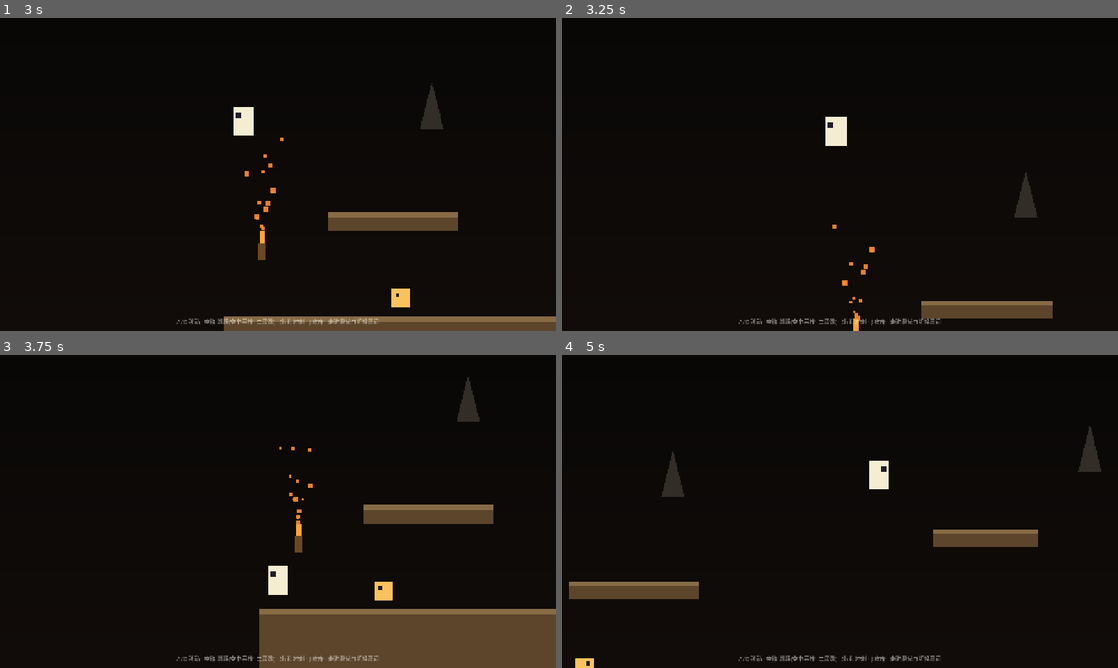
Above: before the commit, frames 1-4 (two rows, left to right).
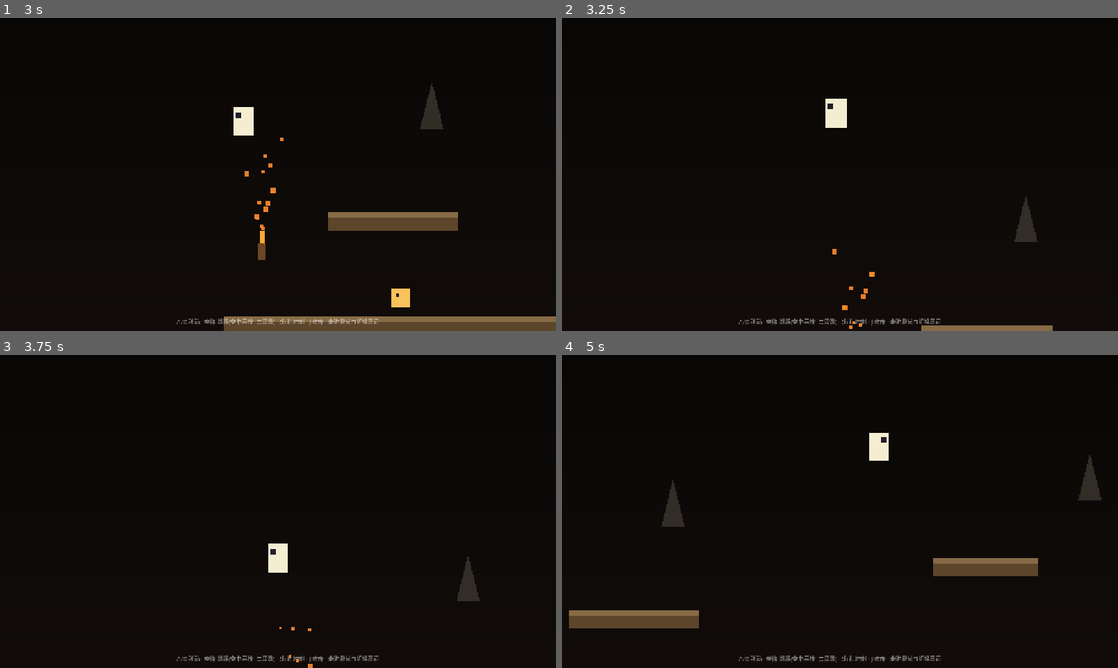
Above: after the commit, the same moments.

Repository: VesselPaper/symbiont
Game: Godot game, scene res://scenes/main.tscn
Same seed, same stepped clock (60 frames per second), same inputs: the game is played once before the commit and once after it.
Inputs:
- Up to frame 1 (3 s): hold Space (jump) 0.53-1.28 s; hold D (move_right) 0.53-2.03 s; tap J (attack) at 1.35 s; tap Space (jump) at 1.52, 1.55, 1.82, 2.85 s; hold Space (jump) 2.03-2.78 s; hold A (move_left) from 2.03 s (still down); tap Shift (dash) at 2.1 s
- Up to frame 2 (3.25 s): keep holding A (move_left); tap Space (jump) at 3.02 s
- Up to frame 3 (3.75 s): keep holding A (move_left); tap Space (jump) at 3.32 s; hold Space (jump) from 3.53 s (still down); tap J (attack) at 3.6 s
- Up to frame 4 (5 s): release A (move_left) at 4.28 s; release Space (jump) at 4.28 s; hold D (move_right) from 4.28 s (still down); tap Shift (dash) at 4.35 s; tap Space (jump) at 4.52, 4.55, 4.82 s

Frame 1 is identical in both runs. In frame 2, 2.9% of the frame differs, in the area x 47-89%, y 25-100%; in frame 3, 13%, in the area x 46-100%, y 7-100%; in frame 4, 6.6%.

Commit message:
fix: ①二段跳失效（起跳误置 jumps_left=0，改为保留一次空中跳）②碰门崩溃（门切换延迟到帧末执行，避免物理回调中释放节点 + 防重入守卫）

Diff:
--- a/client/scripts/level/level_loader.gd
+++ b/client/scripts/level/level_loader.gd
@@ -241,5 +241,10 @@
 
 
 func _on_door_body(body: Node2D, area: Area2D) -> void:
+	# 延迟到帧末再触发：避免在物理回调中释放节点导致崩溃
 	if body is CharacterBody2D:
-		door_entered.emit(area.get_meta("to"), area.get_meta("entry"))
+		call_deferred("_emit_door_entered", area.get_meta("to"), area.get_meta("entry"))
+
+
+func _emit_door_entered(to: String, entry: Vector2) -> void:
+	door_entered.emit(to, entry)
--- a/client/scripts/main.gd
+++ b/client/scripts/main.gd
@@ -6,6 +6,7 @@
 @onready var player: CharacterBody2D = $Player
 
 var _current_room := "entrance"
+var _switching := false
 
 
 func _ready() -> void:
@@ -25,5 +26,9 @@
 
 
 func _on_door_entered(to: String, entry: Vector2) -> void:
+	if _switching:
+		return
+	_switching = true
 	_enter_room(to)
 	player.global_position = entry
+	_switching = false
--- a/client/scripts/player.gd
+++ b/client/scripts/player.gd
@@ -84,7 +84,7 @@
 	if _jump_buffer_timer > 0.0:
 		if is_on_floor() or _coyote_timer > 0.0:
 			velocity.y = jump_velocity
-			_jumps_left = 0
+			_jumps_left = 1
 			_consume_jump_input()
 		elif _jumps_left > 0:
 			velocity.y = double_jump_velocity
